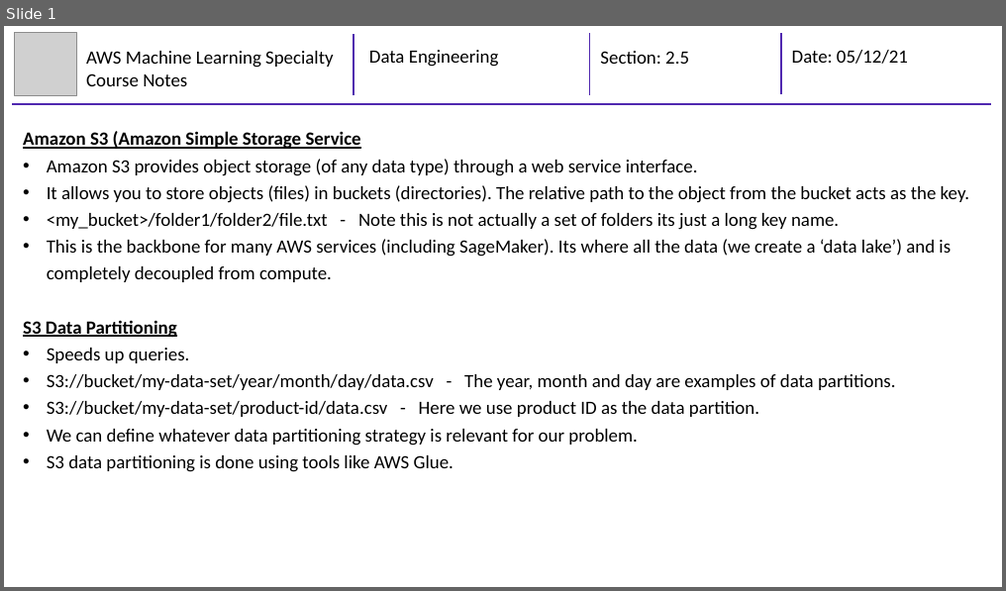
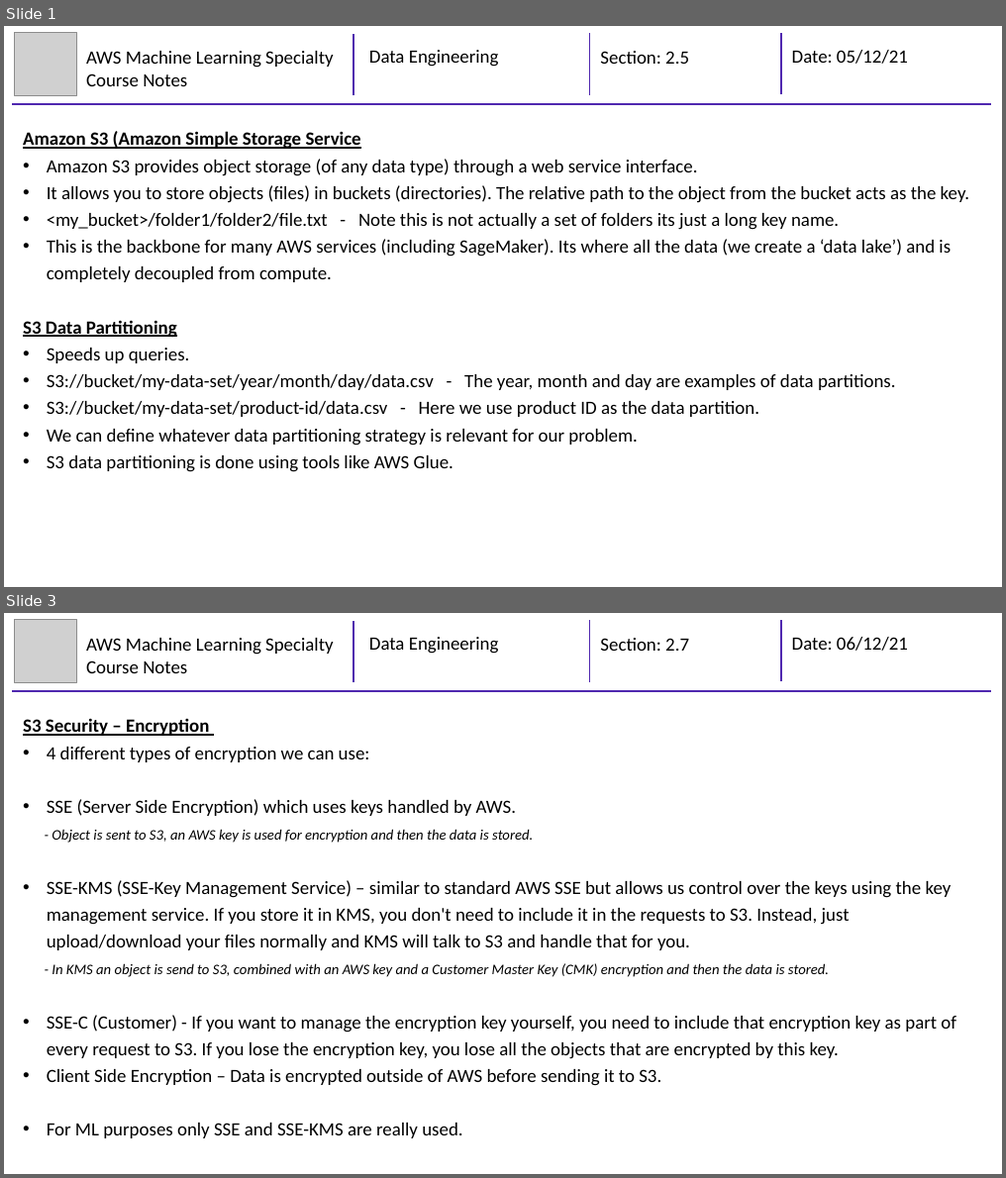
Before and after one commit to mhaythornthwaite/Testing_ML_Algorithms, a slide deck: AWS Machine Learning Specialty/Course Notes/2_MJH_Data_Engineering_Course_Notes.pptx. Shown one above the other, each under a label of ours: slide 1 before the commit, slides 1 and 3 after it; the slides between them are not shown. The pictures are 1006x591 and 1006x1178 pixels, drawn with LibreOffice and Linux fonts; fonts in the diff are those of the drawing; grey boxes stand for pictures. Boxes give left, top, right and bottom in pixels: in the first picture for what was removed or moved away, otherwise in the second. Text is boxed around its words. In the diff, an @@ line names an element or a change of style, - is before the commit and + after.

```diff
--- a/AWS Machine Learning Specialty/Course Notes/2_MJH_Data_Engineering_Course_Notes.pptx
+++ b/AWS Machine Learning Specialty/Course Notes/2_MJH_Data_Engineering_Course_Notes.pptx
@@ slide 3 added at bbox=[4, 613, 1002, 1174], background #FFFFFF @@
@@ group added at bbox=[12, 620, 991, 691]: 4 lines, 4 texts, 1 picture @@
+AWS Machine Learning Specialty Course Notes
+Data Engineering
+Section: 2.7
+Date: 06/12/21
@@ text added at bbox=[23, 718, 956, 1139], 18 pt, text #000000 @@
+S3 Security – Encryption
+• 4 different types of encryption we can use:
+• SSE (Server Side Encryption) which uses keys handled by AWS.
+- Object is sent to S3, an AWS key is used for encryption and then the data is stored.
+• SSE-KMS (SSE-Key Management Service) – similar to standard AWS SSE but allows us control over the keys using the key management service. If you store it in KMS, you don't need to include it in the requests to S3. Instead, just upload/download your files normally and KMS will talk to S3 and handle that for you.
+- In KMS an object is send to S3, combined with an AWS key and a Customer Master Key (CMK) encryption and then the data is stored.
+• SSE-C (Customer) - If you want to manage the encryption key yourself, you need to include that encryption key as part of every request to S3. If you lose the encryption key, you lose all the objects that are encrypted by this key.
+• Client Side Encryption – Data is encrypted outside of AWS before sending it to S3.
+• For ML purposes only SSE and SSE-KMS are really used.
```
Also in this commit, not shown: 1 slide changed, 2 other slides added.
